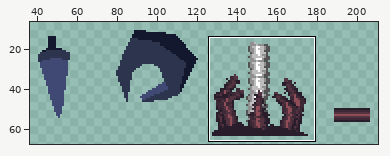
File history of a pixel-art file, Assets/Sprites/WIP - Asprite Proj Files/drafts.aseprite. Above, an overview of the earlier version with the close-up marked.
Close-up. Earlier state:
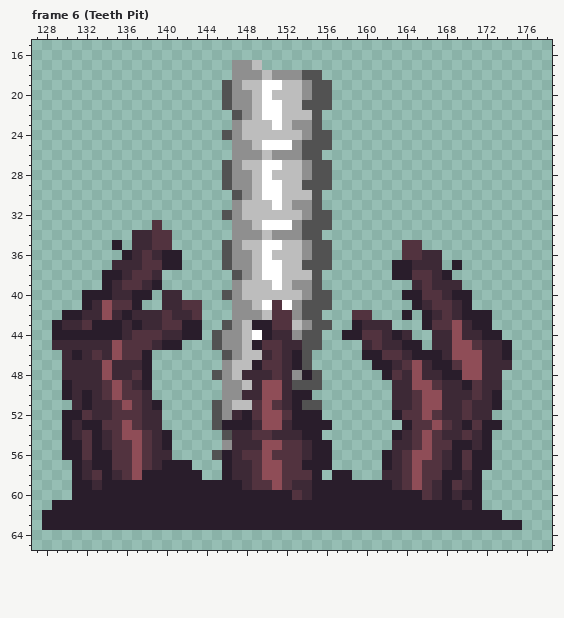
256x256 pixels, 67 frames. Colours within 5 levels of each other are drawn and written as one. Shown: frame 6 (Teeth Pit): x 127..178, y 15..65. The wide view leaves out empty margins. The commit also changed other frames or places, which this record leaves out.
After:
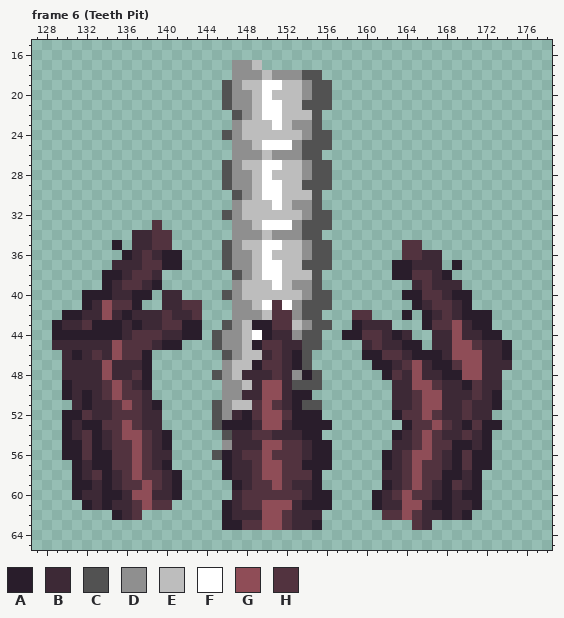
Palette (. is transparent): A #291d2b  B #3d2936  C #525252  D #8f8f8f  E #bdbdbd  F #ffffff  G #8f4d57  H #52333f
Difference:
layer "Layer 4" now hidden
Frame 6 (Teeth Pit):
y 57: x 141..142 AA -> ..
y 58: x 138..140 AAA -> HHB; x 142..143 AA -> ..; x 157..158 AA -> ..
y 59: x 135..140 AAAAAA -> BHHGHB; x 142..146 AAAAA -> .....; x 156..161 AAAAAA -> ......
y 60: x 132..133 AA -> BB; x 136..140 AAAAA -> BGGBB; x 142..152 AAAAAAAAAAA -> .....BHHHHH; x 157..160 AAAA -> ....; x 162..165 AAAA -> BHGH
y 61: x 129..131 AAA -> ...; x 133 A -> B; x 135..145 AAAAAAAAAAA -> BBHGHH.....; x 147..153 AAAAAAA -> BHHGGGB; x 157..160 AAAA -> ....; x 162..166 AAAAA -> BBGGB; x 169 A -> B
y 62: x 128..134 AAAAAAA -> .......; x 136..145 AAAAAAAAAA -> BH........; x 147..167 AAAAAAAAAAAAAAAAAAAAA -> BBBGGHBBB......HHGHBB; x 169 A -> B; x 171..173 AAA -> ...
y 63: x 128..145 AAAAAAAAAAAAAAAAAA -> ..................; x 148..154 AAAAAAA -> HHGGHBB; x 156..175 AAAAAAAAAAAAAAAAAAAA -> .........HB.........
